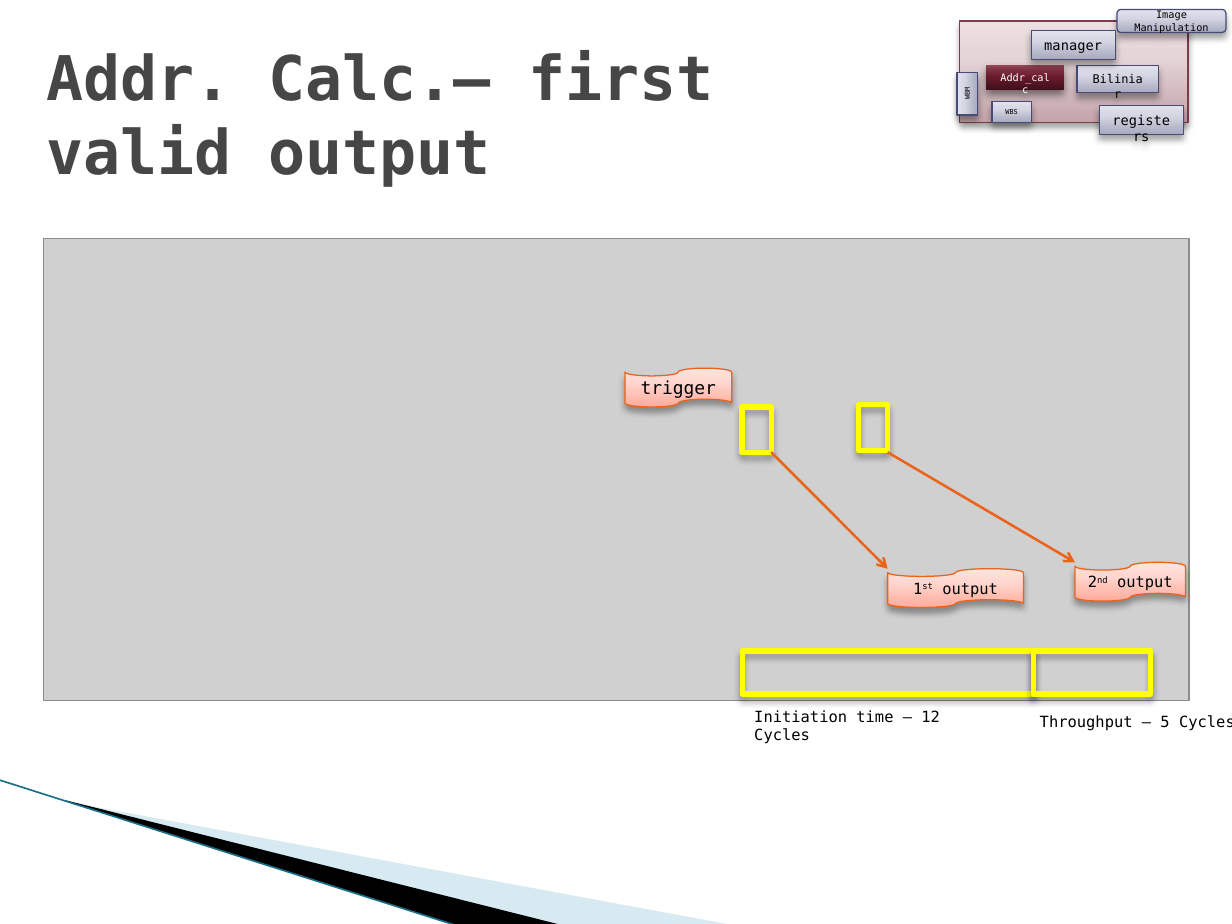
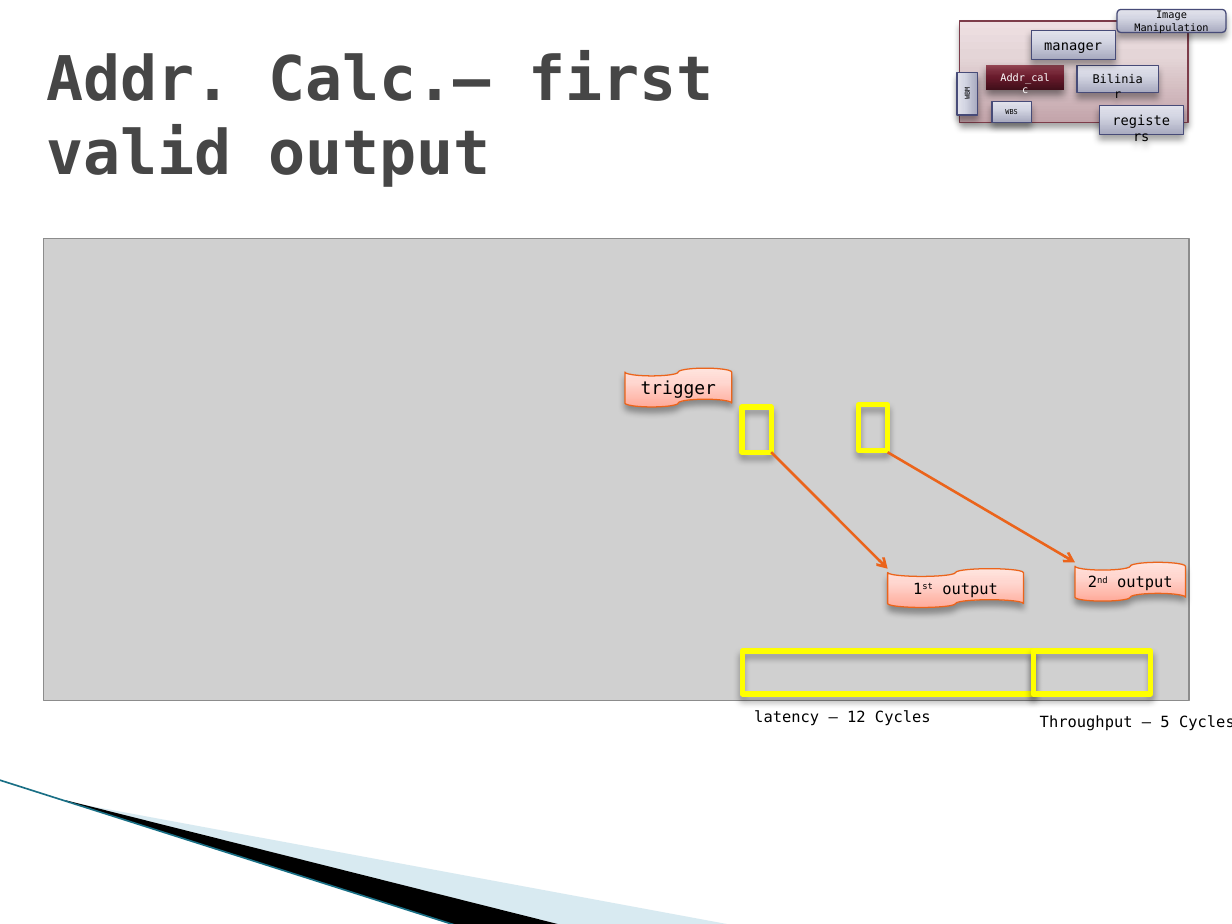
Before and after one commit to shizzz88/image-rotation-technion-ee, a slide deck: slide 21 of Presentation/Final_part_A_Presentation.pptx. Drawn at 1232x924 pixels with LibreOffice and Linux fonts; fonts in the diff are those of the drawing; grey boxes stand for pictures; background and template pictures are left out. Boxes give left, top, right and bottom in pixels: in the first picture for what was removed or moved away, otherwise in the second. Text is boxed around its words. In the diff, an @@ line names an element or a change of style, - is before the commit and + after.

```diff
--- a/Presentation/Final_part_A_Presentation.pptx
+++ b/Presentation/Final_part_A_Presentation.pptx
@@ text at <box>754,710,931,726</box>: text changed @@
-Initiation time – 12 Cycles
+latency – 12 Cycles
```
Also in this commit, not shown: 2 other slides changed, 4 other files.
